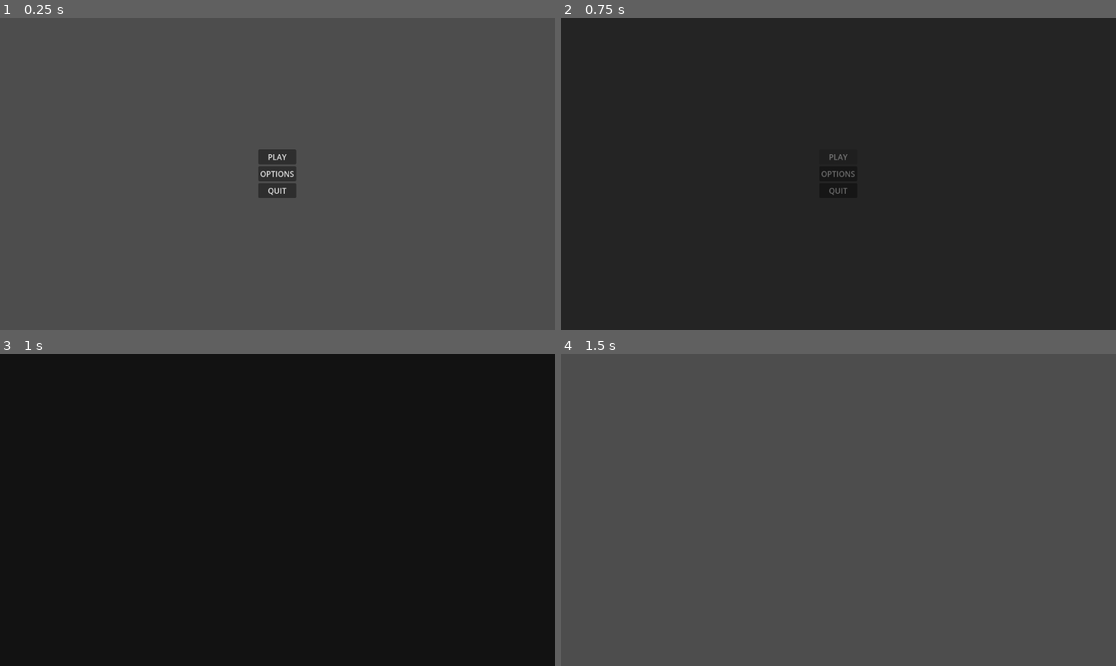
Above: before the commit, frames 1-4 (two rows, left to right).
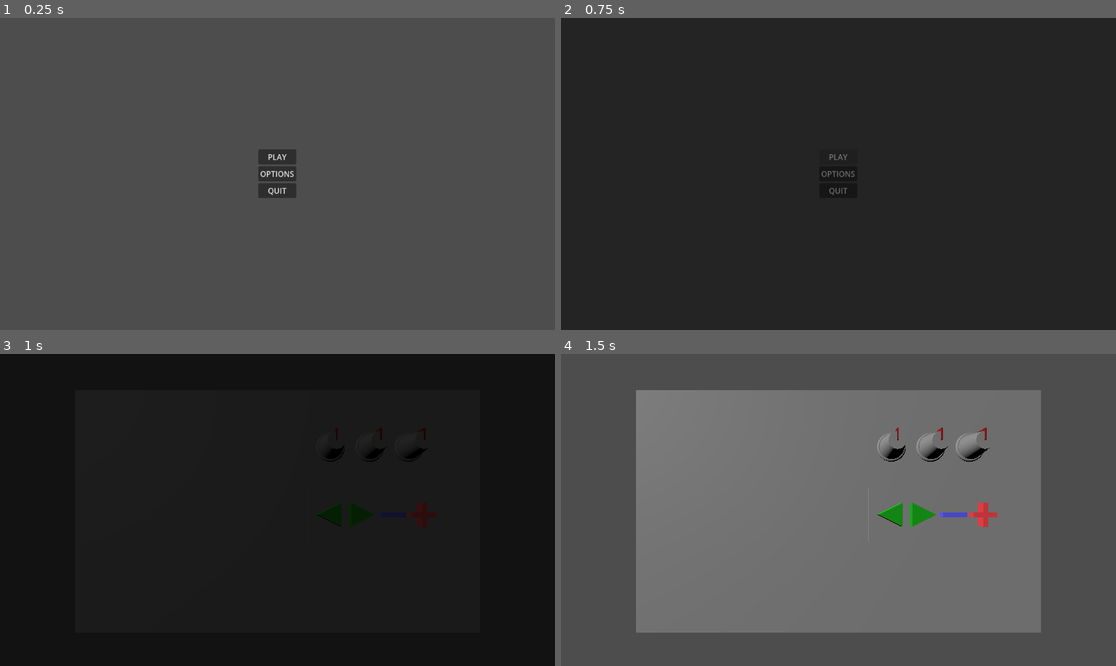
Above: after the commit, the same moments.

Repository: AirJamStudios/interference
Game: Godot game, scene res://scenes/main_menu.tscn
The game is run twice, just before and just after one commit, with the same random seed, the same clock (stepped at 60 frames per second) and the same inputs.
Inputs (mouse positions are in pixels of both pictures, inside the frame that each line leads up to):
- Up to frame 1 (0.25 s): no input
- Up to frame 2 (0.75 s): click "PLAY" at 0.5 s
- Up to frame 3 (1 s): no input
- Up to frame 4 (1.5 s): move the mouse to (960, 494) at 1.27 s; click (960, 494) at 1.42 s

Frames 1-2 are identical in both runs. In frame 3, 0.3% of the frame differs, in the area x 57-79%, y 47-56%; in frame 4, 57%, in the area x 13-87%, y 11-90%.

Commit message:
Oscilloscope scene

Diff:
--- /dev/null
+++ b/scenes/knob.tscn
@@ -0,0 +1,47 @@
+[gd_scene format=3 uid="uid://bgpo85ywxp7vy"]
+
+[ext_resource type="Script" uid="uid://cbaixg3dx45e7" path="res://scripts/knob.gd" id="1_j686r"]
+
+[sub_resource type="TorusMesh" id="TorusMesh_anpke"]
+inner_radius = 0.6
+outer_radius = 0.8
+
+[sub_resource type="CylinderMesh" id="CylinderMesh_anpke"]
+top_radius = 0.45
+bottom_radius = 0.7
+height = 1.2
+
+[sub_resource type="BoxMesh" id="BoxMesh_anpke"]
+size = Vector3(0.5829468, 1.0718689, 0.076416016)
+
+[sub_resource type="StandardMaterial3D" id="StandardMaterial3D_21xpk"]
+albedo_color = Color(0.60784316, 0, 0, 1)
+
+[sub_resource type="CylinderShape3D" id="CylinderShape3D_anpke"]
+height = 1.3699341
+radius = 0.8911133
+
+[node name="knob" type="Node3D" unique_id=1453220056 node_paths=PackedStringArray("pivot", "body")]
+script = ExtResource("1_j686r")
+pivot = NodePath("mesh/body")
+body = NodePath("static_body_3d")
+
+[node name="mesh" type="Node3D" parent="." unique_id=1377843604]
+
+[node name="ring" type="MeshInstance3D" parent="mesh" unique_id=1073045037]
+mesh = SubResource("TorusMesh_anpke")
+
+[node name="body" type="MeshInstance3D" parent="mesh" unique_id=152116140]
+transform = Transform3D(1, 0, 0, 0, 1, 0, 0, 0, 1, 0, 0.60043335, 0)
+mesh = SubResource("CylinderMesh_anpke")
+
+[node name="indicator" type="MeshInstance3D" parent="mesh/body" unique_id=1556118437]
+transform = Transform3D(1, 0, 0, 0, 1, 0, 0, 0, 1, -0.29167876, 0.12094259, 0)
+mesh = SubResource("BoxMesh_anpke")
+surface_material_override/0 = SubResource("StandardMaterial3D_21xpk")
+
+[node name="static_body_3d" type="StaticBody3D" parent="." unique_id=479216716]
+
+[node name="collision_shape_3d" type="CollisionShape3D" parent="static_body_3d" unique_id=1199487746]
+transform = Transform3D(1, 0, 0, 0, 1, 0, 0, 0, 1, 0, 0.59976196, 0)
+shape = SubResource("CylinderShape3D_anpke")
--- a/scenes/main.tscn
+++ b/scenes/main.tscn
@@ -2,8 +2,12 @@
 
 [ext_resource type="Script" uid="uid://bk15hmjdnkqpk" path="res://scripts/main.gd" id="1_o5qli"]
 [ext_resource type="AudioStream" uid="uid://wyx8ndwrq0b8" path="res://assets/sound_fx/music/gameplay_music.wav" id="2_0wfyh"]
+[ext_resource type="PackedScene" uid="uid://bkw0tnek4hnjl" path="res://scenes/oscilloscope.tscn" id="3_sugp2"]
 
-[node name="main" type="Node2D" unique_id=1851295044]
+[sub_resource type="Environment" id="Environment_anpke"]
+ambient_light_source = 3
+
+[node name="main" type="Node3D" unique_id=367742630]
 script = ExtResource("1_o5qli")
 
 [node name="sound_fx_players" type="Node2D" parent="." unique_id=1855332851]
@@ -13,3 +17,14 @@
 volume_db = -10.0
 autoplay = true
 bus = &"Music"
+
+[node name="oscilloscope" parent="." unique_id=1586478783 instance=ExtResource("3_sugp2")]
+
+[node name="camera_3d" type="Camera3D" parent="." unique_id=893420369]
+transform = Transform3D(-4.371139e-08, 0, 1, 0, 1, 0, -1, 0, -4.371139e-08, 2.6307492, 0.19830626, 0)
+
+[node name="directional_light" type="DirectionalLight3D" parent="." unique_id=61692033]
+transform = Transform3D(0.81004167, -0.24781166, 0.5314338, 0, 0.9063077, 0.42261827, -0.5863724, -0.34233838, 0.7341471, 0, 0, 0)
+
+[node name="world_environment" type="WorldEnvironment" parent="." unique_id=1766253352]
+environment = SubResource("Environment_anpke")
--- /dev/null
+++ b/scenes/oscilloscope.tscn
@@ -0,0 +1,36 @@
+[gd_scene format=3 uid="uid://bkw0tnek4hnjl"]
+
+[ext_resource type="PackedScene" uid="uid://bgpo85ywxp7vy" path="res://scenes/knob.tscn" id="1_ncd6b"]
+[ext_resource type="PackedScene" uid="uid://8ohy674clkp2" path="res://scenes/wave_selection_panel.tscn" id="2_k27eh"]
+
+[sub_resource type="BoxMesh" id="BoxMesh_anpke"]
+size = Vector3(3, 1.35, 2.25)
+
+[sub_resource type="BoxMesh" id="BoxMesh_21xpk"]
+size = Vector3(0.05709839, 0.68847656, 0.9868164)
+
+[node name="oscilloscope" type="Node3D" unique_id=1586478783]
+
+[node name="mesh" type="Node3D" parent="." unique_id=227931808]
+
+[node name="main_body" type="MeshInstance3D" parent="mesh" unique_id=527782634]
+transform = Transform3D(1, 0, 0, 0, 1, 0, 0, 0, 1, 0, 0.19085693, 0)
+mesh = SubResource("BoxMesh_anpke")
+
+[node name="screen_body" type="MeshInstance3D" parent="mesh" unique_id=1208833370]
+transform = Transform3D(1, 0, 0, 0, 1, 0, 0, 0, 1, 1.5321198, 0.36376953, 0.42749023)
+mesh = SubResource("BoxMesh_21xpk")
+
+[node name="knobs" type="Node3D" parent="mesh" unique_id=1281705064]
+
+[node name="knob" parent="mesh/knobs" unique_id=1453220056 instance=ExtResource("1_ncd6b")]
+transform = Transform3D(-4.371139e-09, 0.1, 0, -0.1, -4.371139e-09, 0, 0, 0, 0.1, 1.5019726, 0.5463699, -0.29360604)
+
+[node name="knob2" parent="mesh/knobs" unique_id=763197121 instance=ExtResource("1_ncd6b")]
+transform = Transform3D(-4.371139e-09, 0.1, 0, -0.1, -4.371139e-09, 0, 0, 0, 0.1, 1.5019726, 0.5463699, -0.5116452)
+
+[node name="knob3" parent="mesh/knobs" unique_id=2063200244 instance=ExtResource("1_ncd6b")]
+transform = Transform3D(-4.371139e-09, 0.1, 0, -0.1, -4.371139e-09, 0, 0, 0, 0.1, 1.5019726, 0.5463699, -0.7291044)
+
+[node name="wave_selection_panel" parent="mesh" unique_id=195832394 instance=ExtResource("2_k27eh")]
+transform = Transform3D(0.25, 0, 0, 0, 0.25, 0, 0, 0, 0.25, 1.5073744, 0.17317083, -0.5172204)
--- /dev/null
+++ b/scenes/wave_selection_panel.tscn
@@ -0,0 +1,60 @@
+[gd_scene format=3 uid="uid://8ohy674clkp2"]
+
+[sub_resource type="BoxMesh" id="BoxMesh_anpke"]
+size = Vector3(0.05444336, 1.1923828, 2.819336)
+
+[sub_resource type="PrismMesh" id="PrismMesh_anpke"]
+size = Vector3(0.5, 0.5, 0.2)
+
+[sub_resource type="StandardMaterial3D" id="StandardMaterial3D_anpke"]
+albedo_color = Color(0, 0.6745098, 0, 1)
+
+[sub_resource type="StandardMaterial3D" id="StandardMaterial3D_21xpk"]
+albedo_color = Color(0, 0.6745098, 0, 1)
+
+[sub_resource type="BoxMesh" id="BoxMesh_21xpk"]
+size = Vector3(0.17285156, 0.1015625, 0.5078125)
+
+[sub_resource type="StandardMaterial3D" id="StandardMaterial3D_kc3om"]
+albedo_color = Color(0.36078432, 0.34901962, 1, 1)
+
+[sub_resource type="StandardMaterial3D" id="StandardMaterial3D_bkmyr"]
+albedo_color = Color(0.96862745, 0.24705882, 0.26666668, 1)
+
+[sub_resource type="StandardMaterial3D" id="StandardMaterial3D_hxgdj"]
+albedo_color = Color(0.96862745, 0.24705882, 0.26666668, 1)
+
+[node name="wave_selection_panel" type="Node3D" unique_id=195832394]
+
+[node name="mesh" type="Node3D" parent="." unique_id=804450261]
+
+[node name="body" type="MeshInstance3D" parent="mesh" unique_id=1693563199]
+mesh = SubResource("BoxMesh_anpke")
+
+[node name="right_button" type="MeshInstance3D" parent="mesh/body" unique_id=859533449]
+transform = Transform3D(1.9106855e-15, 4.371139e-08, -1, 1, -4.371139e-08, 0, -4.371139e-08, -1, -4.371139e-08, 0.11582118, 0, 0.25809908)
+mesh = SubResource("PrismMesh_anpke")
+surface_material_override/0 = SubResource("StandardMaterial3D_anpke")
+
+[node name="left_button" type="MeshInstance3D" parent="mesh/body" unique_id=1870093843]
+transform = Transform3D(1.9106855e-15, -4.371139e-08, -1, -1, -4.371139e-08, 0, -4.371139e-08, 1, -4.371139e-08, 0.11582118, 0, 0.9673466)
+mesh = SubResource("PrismMesh_anpke")
+surface_material_override/0 = SubResource("StandardMaterial3D_21xpk")
+
+[node name="minus" type="MeshInstance3D" parent="mesh/body" unique_id=546404461]
+transform = Transform3D(1, 0, 0, 0, 1, 0, 0, 0, 1, 0.10600358, 0, -0.40053654)
+mesh = SubResource("BoxMesh_21xpk")
+surface_material_override/0 = SubResource("StandardMaterial3D_kc3om")
+
+[node name="plus" type="Node3D" parent="mesh/body" unique_id=962119466]
+transform = Transform3D(1, 0, 0, 0, 1, 0, 0, 0, 1, 0, 0, -0.5821706)
+
+[node name="plus_1" type="MeshInstance3D" parent="mesh/body/plus" unique_id=272338038]
+transform = Transform3D(1, 0, 0, 0, 1, 0, 0, 0, 1, 0.10600358, 0, -0.459791)
+mesh = SubResource("BoxMesh_21xpk")
+surface_material_override/0 = SubResource("StandardMaterial3D_bkmyr")
+
+[node name="plus_2" type="MeshInstance3D" parent="mesh/body/plus" unique_id=1108640016]
+transform = Transform3D(1, 0, 0, 0, -4.371139e-08, -1, 0, 1, -4.371139e-08, 0.10600358, 0, -0.459791)
+mesh = SubResource("BoxMesh_21xpk")
+surface_material_override/0 = SubResource("StandardMaterial3D_hxgdj")
--- /dev/null
+++ b/scripts/knob.gd
@@ -0,0 +1,60 @@
+extends Node3D
+
+signal value_changed(value: float)
+
+@export_group("Settings")
+@export var min_angle_deg := 0.0
+@export var max_angle_deg := 360.0
+@export var sensitivity := 0.5
+@export var rotation_axis := Vector3(0, -1, 0)
+@export_range(0.0, 1.0) var start_value := 0.0
+
+@export_group("References")
+@export var pivot: Node3D
+@export var body: StaticBody3D
+
+# Internal vars
+var _dragging := false
+var _angle := 0.0
+var _base_basis: Basis
+
+func _ready() -> void:
+	get_viewport().physics_object_picking = true
+	_base_basis = pivot.transform.basis
+
+	# Signals
+	body.input_event.connect(_on_body_input_event)
+	body.mouse_entered.connect(func(): Input.set_default_cursor_shape(Input.CURSOR_POINTING_HAND))
+	body.mouse_exited.connect(func(): Input.set_default_cursor_shape(Input.CURSOR_ARROW))
+
+	set_value(start_value)
+
+func _on_body_input_event(_camera, event, _pos, _normal, _shape_idx) -> void:
+	if event is InputEventMouseButton and event.button_index == MOUSE_BUTTON_LEFT and event.pressed:
+		_dragging = true
+		Input.mouse_mode = Input.MOUSE_MODE_CAPTURED
+		get_viewport().set_input_as_handled()
+
+func _input(event: InputEvent) -> void:
+	if not _dragging:
+		return
+	if event is InputEventMouseButton and event.button_index == MOUSE_BUTTON_LEFT and not event.pressed:
+		_dragging = false
+		Input.mouse_mode = Input.MOUSE_MODE_VISIBLE
+	elif event is InputEventMouseMotion:
+		# drag right or up = turn clockwise
+		var delta: float = (event.relative.x - event.relative.y) * sensitivity
+		set_angle(_angle + delta)
+
+func set_angle(deg: float) -> void:
+	_angle = clampf(deg, min_angle_deg, max_angle_deg)
+	pivot.transform.basis = _base_basis * Basis(rotation_axis.normalized(), deg_to_rad(_angle))
+	value_changed.emit(get_value())
+
+func get_value() -> float:
+	if is_equal_approx(min_angle_deg, max_angle_deg):
+		return 0.0
+	return inverse_lerp(min_angle_deg, max_angle_deg, _angle)
+
+func set_value(value: float) -> void:
+	set_angle(lerpf(min_angle_deg, max_angle_deg, clampf(value, 0.0, 1.0)))
--- a/scripts/main.gd
+++ b/scripts/main.gd
@@ -1,4 +1,4 @@
-extends Node2D
+extends Node3D
 
 const MAIN_MENU_SCENE = preload("res://scenes/main_menu.tscn")
 var pause_menu_overlay: Node = null
Not shown, added: scripts/knob.gd.uid
